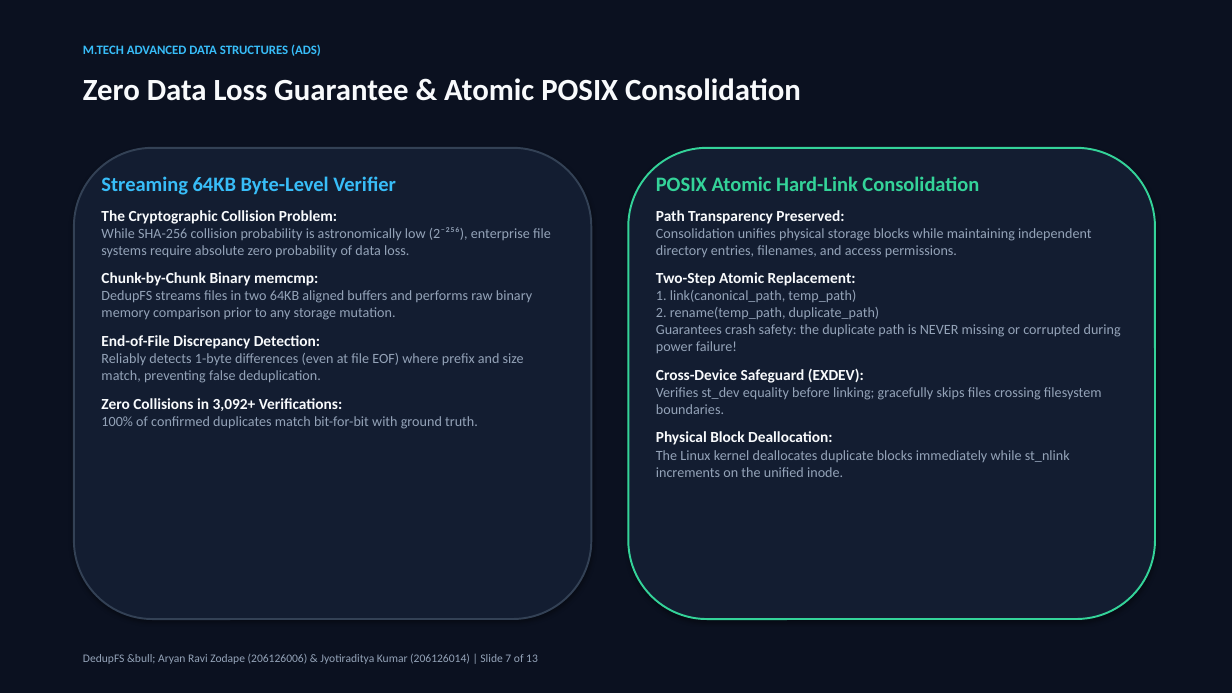
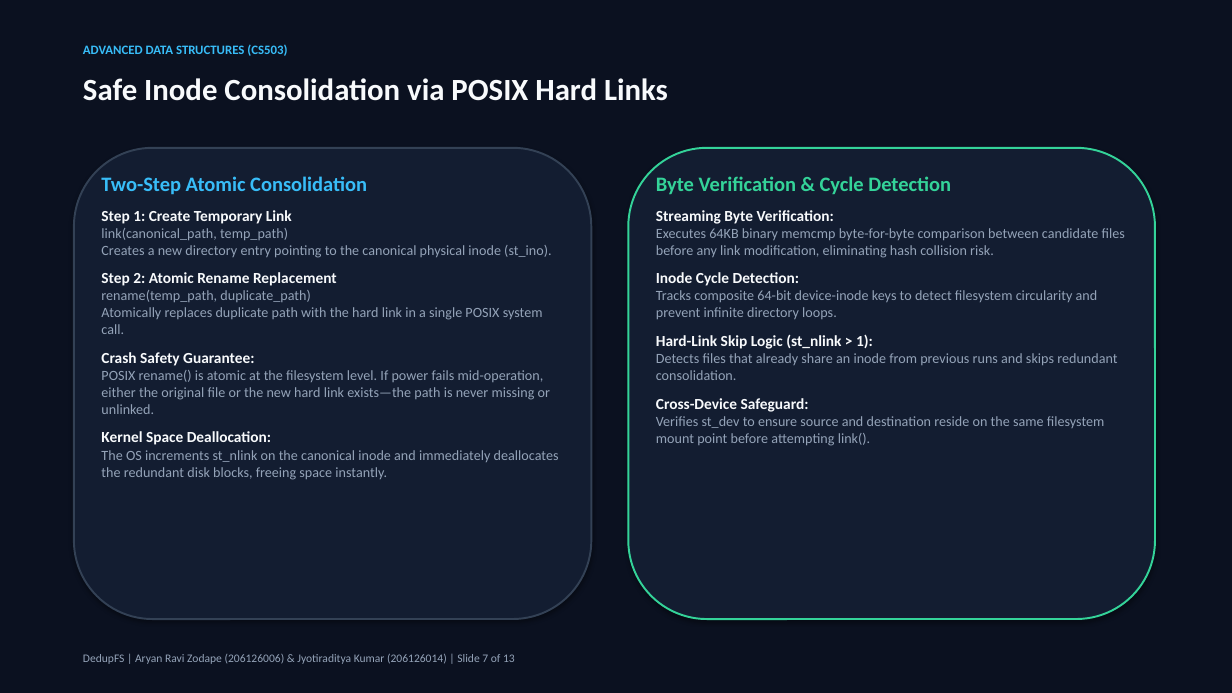
Before and after one commit to Jyotiraditya-kumar/DedupeFS, a slide deck: slide 7 of presentation/DedupFS_MTech_Presentation.pptx. Drawn at 1232x693 pixels with LibreOffice and Linux fonts; fonts in the diff are those of the drawing. Boxes give left, top, right and bottom in pixels: in the first picture for what was removed or moved away, otherwise in the second. Text is boxed around its words. In the diff, an @@ line names an element or a change of style, - is before the commit and + after.

Commit message:
feat(ui,ppt): add reset work dir option, display memory metrics, and remove AI buzzwords

```diff
--- a/presentation/DedupFS_MTech_Presentation.pptx
+++ b/presentation/DedupFS_MTech_Presentation.pptx
@@ text at [83,44,287,56]: text changed @@
-M.TECH ADVANCED DATA STRUCTURES (ADS)
+ADVANCED DATA STRUCTURES (CS503)
@@ text at [83,78,668,101]: text changed @@
-Zero Data Loss Guarantee & Atomic POSIX Consolidation
+Safe Inode Consolidation via POSIX Hard Links
@@ text at [101,176,559,480]: text changed @@
-Streaming 64KB Byte-Level Verifier
-The Cryptographic Collision Problem:
-While SHA-256 collision probability is astronomically low (2⁻²⁵⁶), enterprise file systems require absolute zero probability of data loss.
-Chunk-by-Chunk Binary memcmp:
-DedupFS streams files in two 64KB aligned buffers and performs raw binary memory comparison prior to any storage mutation.
-End-of-File Discrepancy Detection:
-Reliably detects 1-byte differences (even at file EOF) where prefix and size match, preventing false deduplication.
-Zero Collisions in 3,092+ Verifications:
-100% of confirmed duplicates match bit-for-bit with ground truth.
+Two-Step Atomic Consolidation
+Step 1: Create Temporary Link
+link(canonical_path, temp_path)
+Creates a new directory entry pointing to the canonical physical inode (st_ino).
+Step 2: Atomic Rename Replacement
+rename(temp_path, duplicate_path)
+Atomically replaces duplicate path with the hard link in a single POSIX system call.
+Crash Safety Guarantee:
+POSIX rename() is atomic at the filesystem level. If power fails mid-operation, either the original file or the new hard link exists—the path is never missing or unlinked.
+Kernel Space Deallocation:
+The OS increments st_nlink on the canonical inode and immediately deallocates the redundant disk blocks, freeing space instantly.
@@ text at [656,176,1125,446]: text changed @@
-POSIX Atomic Hard-Link Consolidation
-Path Transparency Preserved:
-Consolidation unifies physical storage blocks while maintaining independent directory entries, filenames, and access permissions.
-Two-Step Atomic Replacement:
-1. link(canonical_path, temp_path)
-2. rename(temp_path, duplicate_path)
-Guarantees crash safety: the duplicate path is NEVER missing or corrupted during power failure!
-Cross-Device Safeguard (EXDEV):
-Verifies st_dev equality before linking; gracefully skips files crossing filesystem boundaries.
-Physical Block Deallocation:
-The Linux kernel deallocates duplicate blocks immediately while st_nlink increments on the unified inode.
+Byte Verification & Cycle Detection
+Streaming Byte Verification:
+Executes 64KB binary memcmp byte-for-byte comparison between candidate files before any link modification, eliminating hash collision risk.
+Inode Cycle Detection:
+Tracks composite 64-bit device-inode keys to detect filesystem circularity and prevent infinite directory loops.
+Hard-Link Skip Logic (st_nlink > 1):
+Detects files that already share an inode from previous runs and skips redundant consolidation.
+Cross-Device Safeguard:
+Verifies st_dev to ensure source and destination reside on the same filesystem mount point before attempting link().
@@ text at [83,654,515,664]: text changed @@
-DedupFS &bull; Aryan Ravi Zodape (206126006) & Jyotiraditya Kumar (206126014) | Slide 7 of 13
+DedupFS | Aryan Ravi Zodape (206126006) & Jyotiraditya Kumar (206126014) | Slide 7 of 13
```
Also in this commit, not shown: 10 other slides changed, 2 slides added, 2 slides removed, 9 other files.
